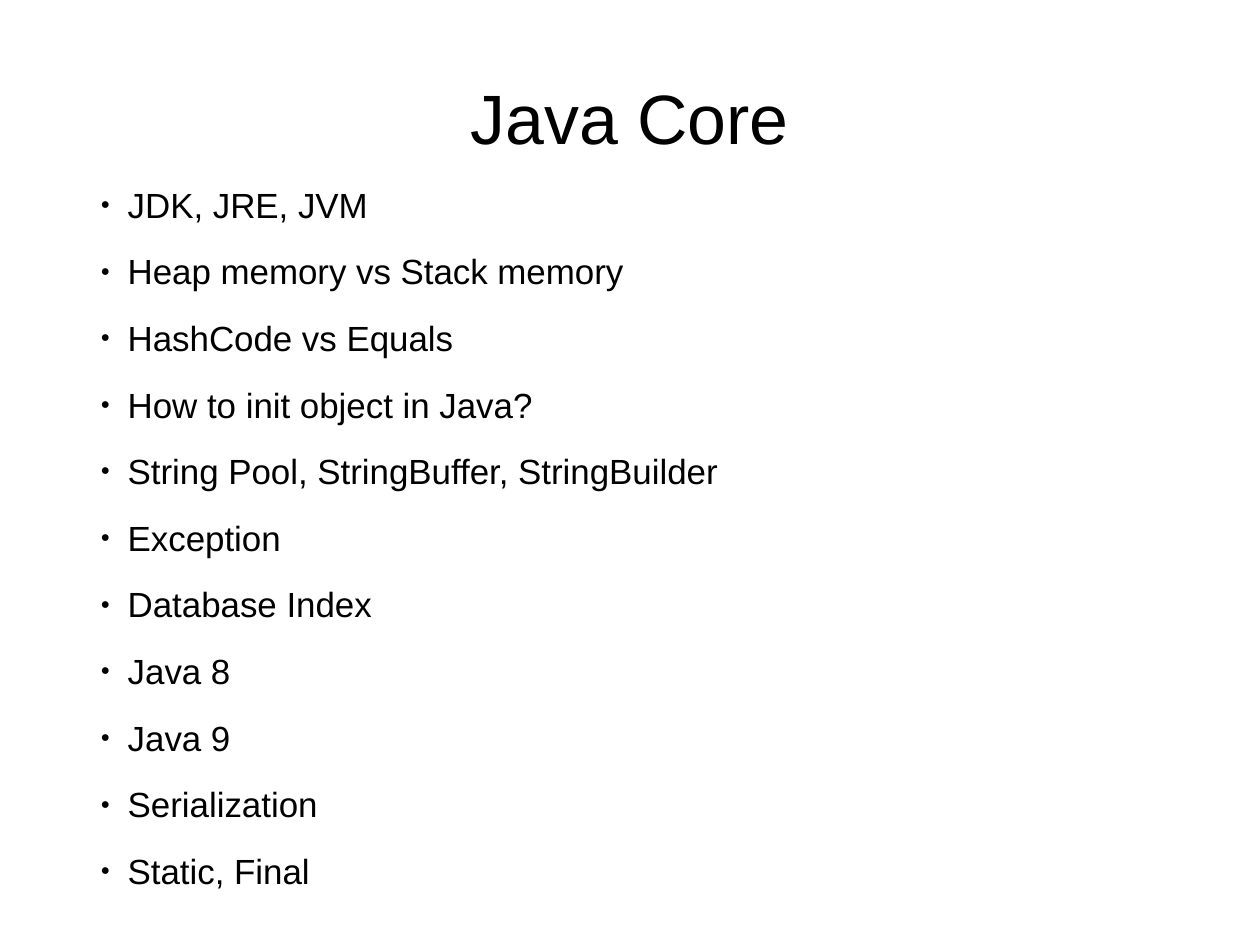
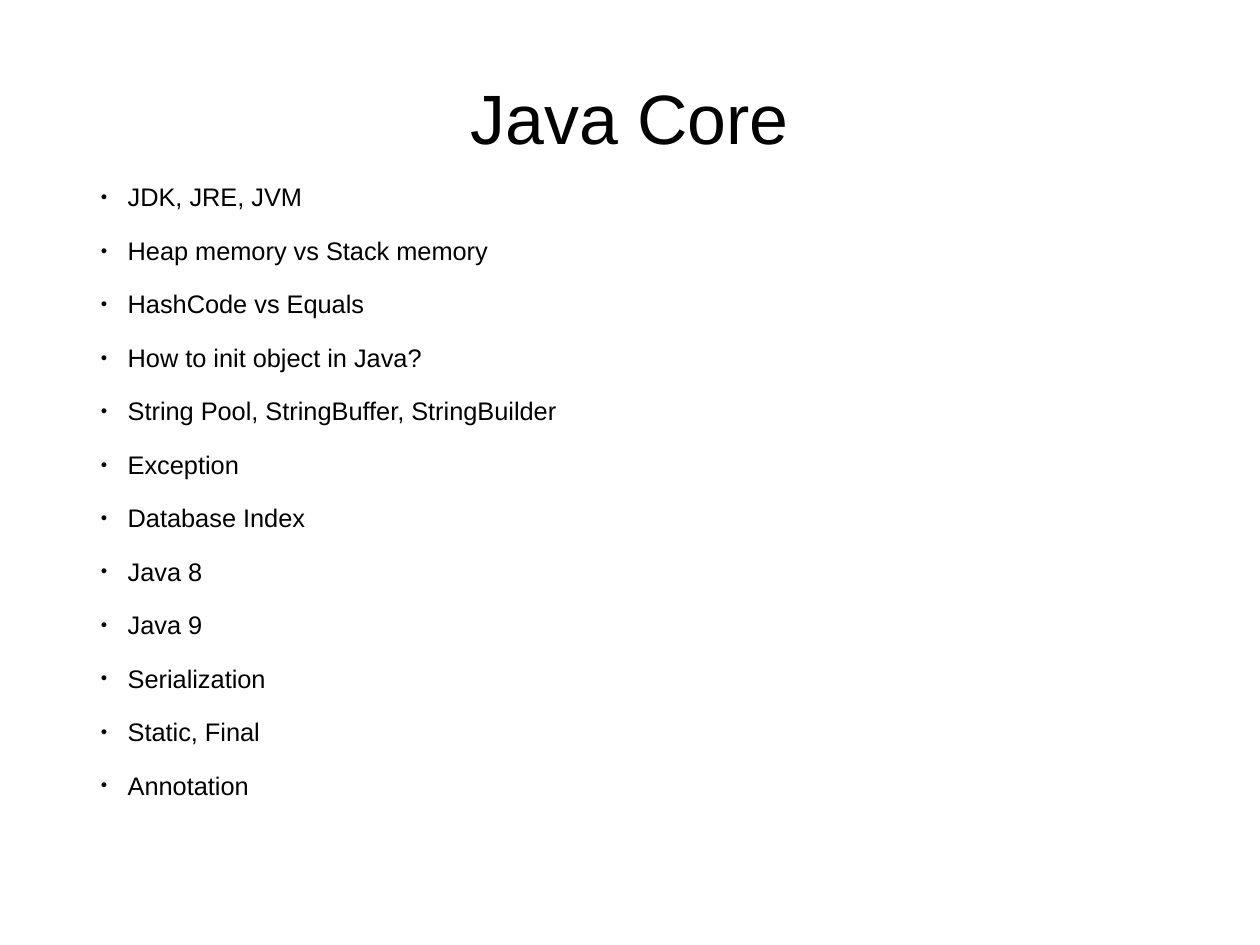
Before and after one commit to truongphan/documents, a slide deck: slide 1 of JavaCore.pptx. Drawn at 1260x945 pixels with LibreOffice and Linux fonts; fonts in the diff are those of the drawing. Boxes give left, top, right and bottom in pixels: in the first picture for what was removed or moved away, otherwise in the second. Text is boxed around its words. In the diff, an @@ line names an element or a change of style, - is before the commit and + after.

Commit message:
Update java core

```diff
--- a/JavaCore.pptx
+++ b/JavaCore.pptx
@@ text at bbox=[128, 188, 556, 745]: size 22 to 16 pt @@
@@ text at bbox=[128, 776, 249, 796]: paragraph added @@
+● Annotation
```
Also in this commit, not shown: 2 slides added.
